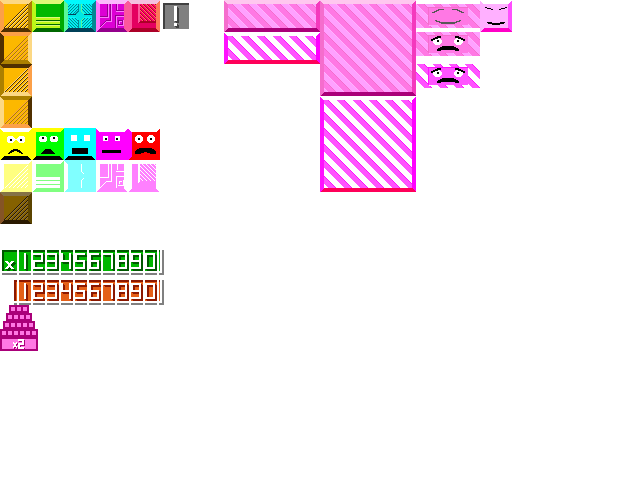
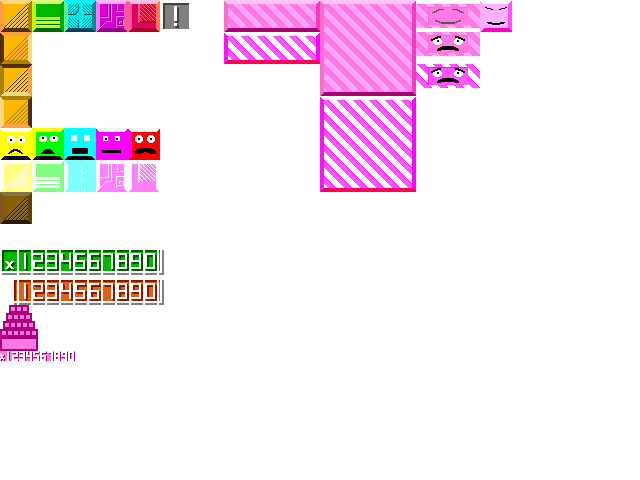
Comparing the layer stacks of the two w=640, h=480 images. Changes:
renamed "Layer" to "garbage queue", painted on it over box(0, 339, 75, 361)
